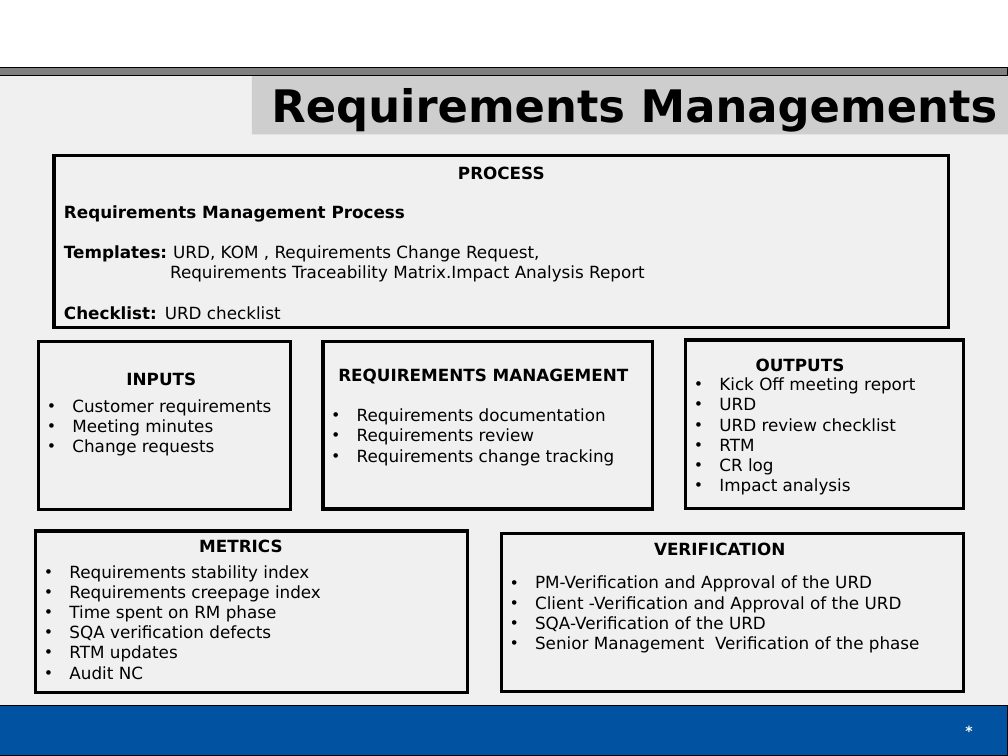
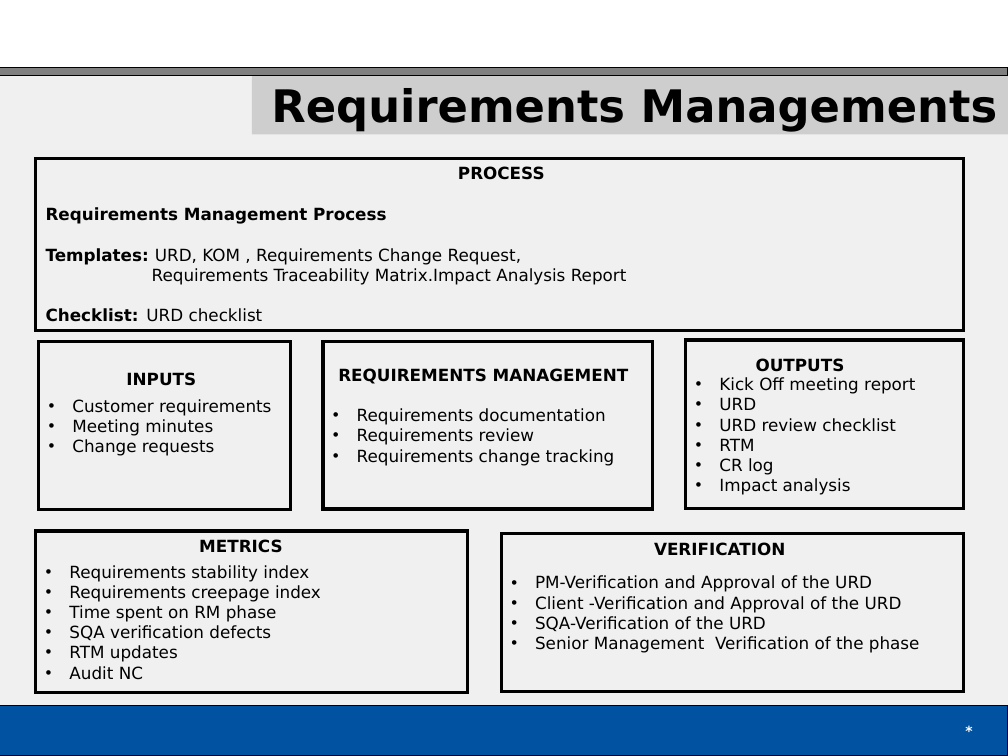
Before and after one commit to vijaylovakumar/ABCD, a slide deck: slide 16 of Overview to CMMI QMS.ppt. Drawn at 1008x756 pixels with LibreOffice and Linux fonts; fonts in the diff are those of the drawing. Boxes give left, top, right and bottom in pixels: in the first picture for what was removed or moved away, otherwise in the second. Text is boxed around its words. In the diff, an @@ line names an element or a change of style, - is before the commit and + after.

Commit message:
updating PPT

```diff
--- a/Overview to CMMI QMS.ppt
+++ b/Overview to CMMI QMS.ppt
@@ rectangle "Requirements Management Process": place and size @@
-rectangle "Requirements Management Process" at bbox=[54, 156, 949, 329]
+rectangle "Requirements Management Process" at bbox=[35, 158, 963, 331]
```
Also in this commit, not shown: 5 other slides changed.
